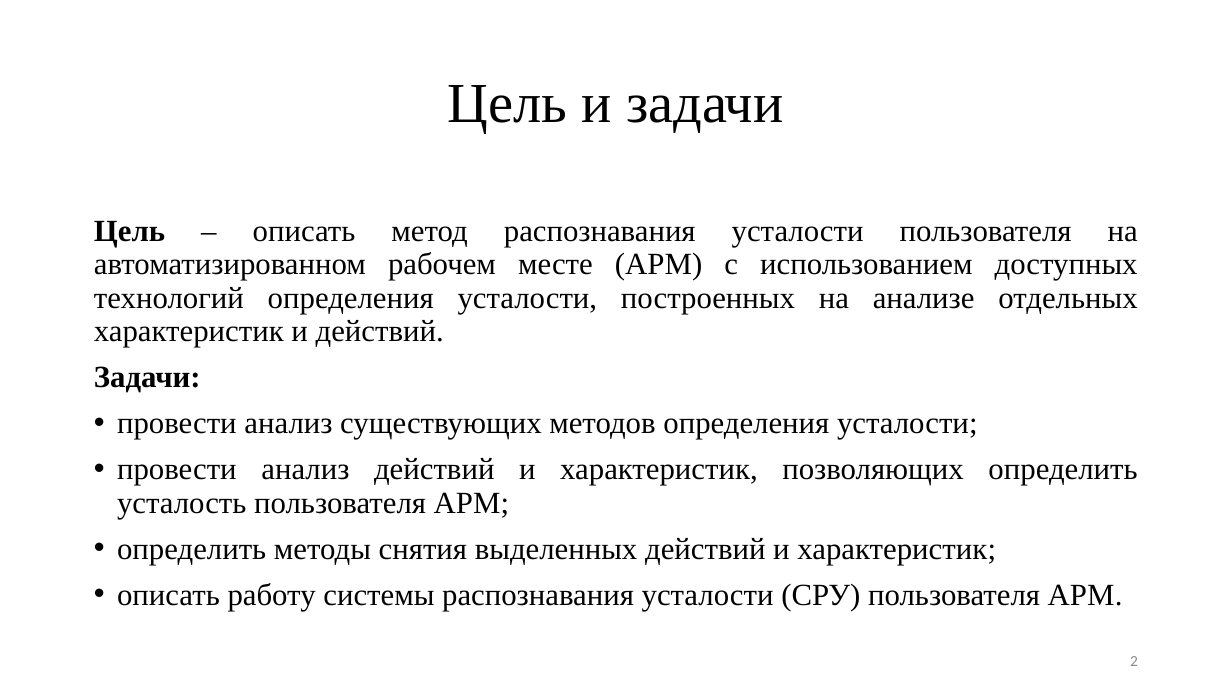
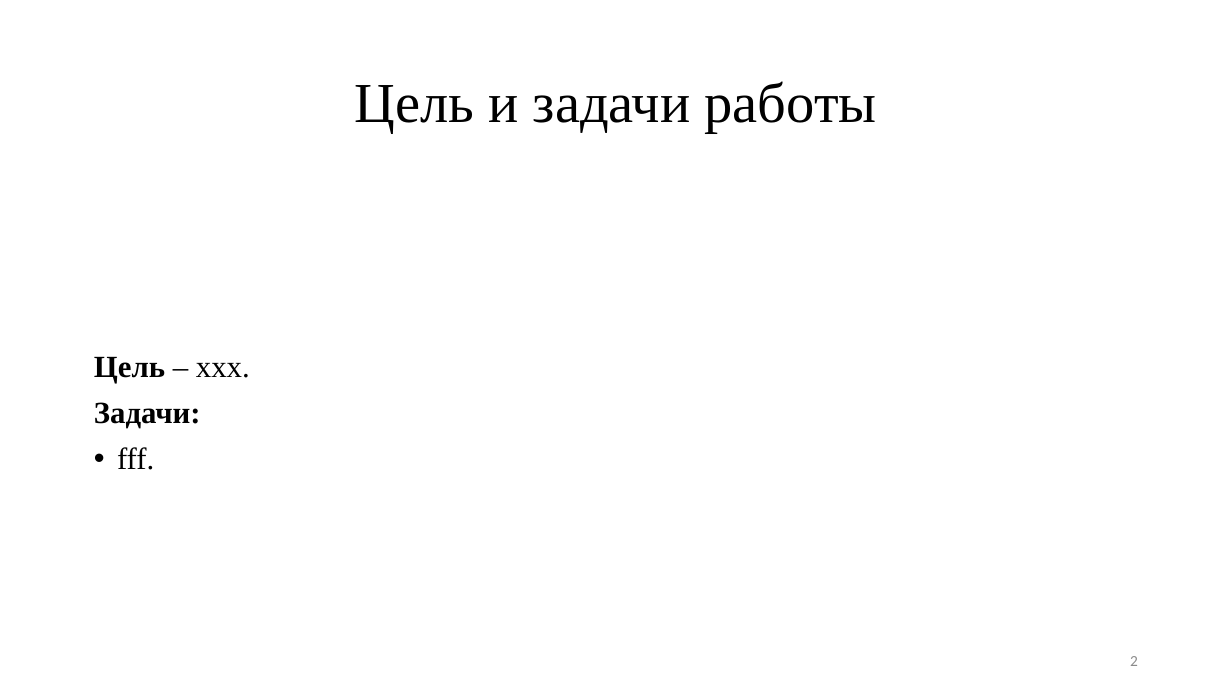
Before and after one commit to TheSawIsTheLaw/FatigueRecognitionSystem, a slide deck: slide 2 of Presentation/presentation.pptx. Drawn at 1232x693 pixels with LibreOffice and Linux fonts; fonts in the diff are those of the drawing. Boxes give left, top, right and bottom in pixels: in the first picture for what was removed or moved away, otherwise in the second. Text is boxed around its words. In the diff, an @@ line names an element or a change of style, - is before the commit and + after.

```diff
--- a/Presentation/presentation.pptx
+++ b/Presentation/presentation.pptx
@@ title at [355,81,877,133]: text changed @@
-Цель и задачи
+Цель и задачи работы
@@ text at [94,356,250,383]: text changed @@
-Цель – описать метод распознавания усталости пользователя на автоматизированном рабочем месте (АРМ) с использованием доступных технологий определения усталости, построенных на анализе отдельных характеристик и действий.
+Цель – xxx.
@@ text at [117,447,154,470]: text changed @@
-• провести анализ существующих методов определения усталости;
-• провести анализ действий и характеристик, позволяющих определить усталость пользователя АРМ;
-• определить методы снятия выделенных действий и характеристик;
-• описать работу системы распознавания усталости (СРУ) пользователя АРМ.
+• fff.
```
Also in this commit, not shown: 1 other slide changed, 12 slides added, 4 slides removed, 1 other file.
